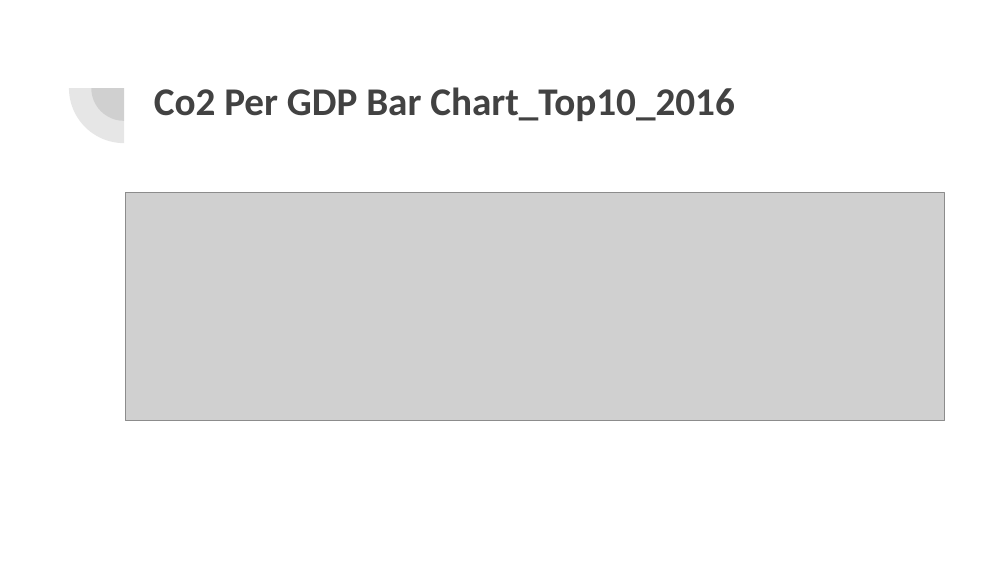
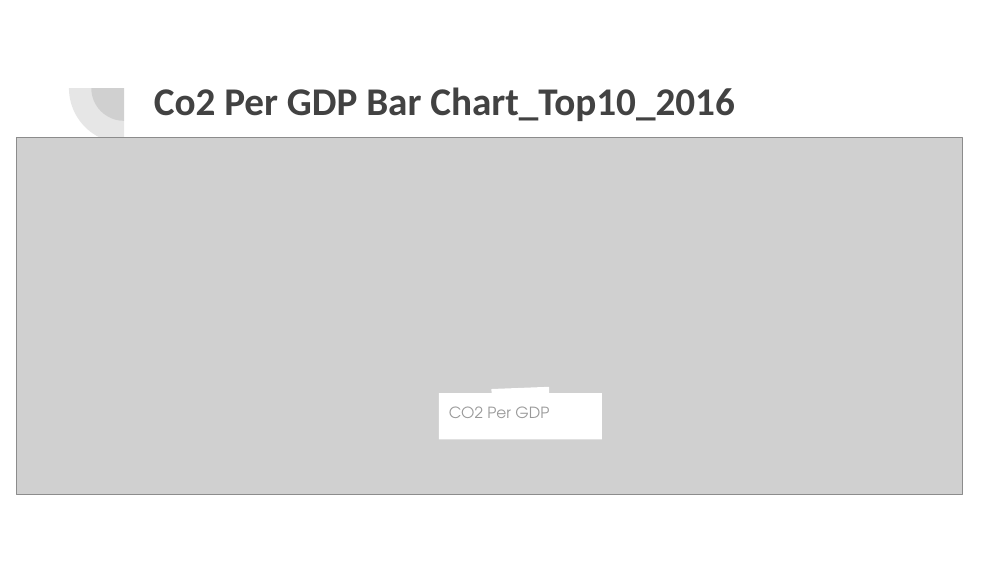
Before and after one commit to CUDAEnviron/Environmental_Proj, a slide deck: slide 8 of Climate Change Project.pptx. Drawn at 1008x567 pixels with LibreOffice and Linux fonts; fonts in the diff are those of the drawing; grey boxes stand for pictures. Boxes give left, top, right and bottom in pixels: in the first picture for what was removed or moved away, otherwise in the second. Text is boxed around its words. In the diff, an @@ line names an element or a change of style, - is before the commit and + after.

```diff
--- a/Climate Change Project.pptx
+++ b/Climate Change Project.pptx
@@ picture: place and size @@
-picture at (125,193,944,420)
+picture at (16,137,962,494)
@@ rectangle added at (438,393,602,439), fill #FFFFFF, 11 pt, text #999999 @@
+CO2 Per GDP
@@ line added from (492, 395) to (549, 393), #FFFFFF 9 pt @@
```
Also in this commit, not shown: 1 other slide changed.
